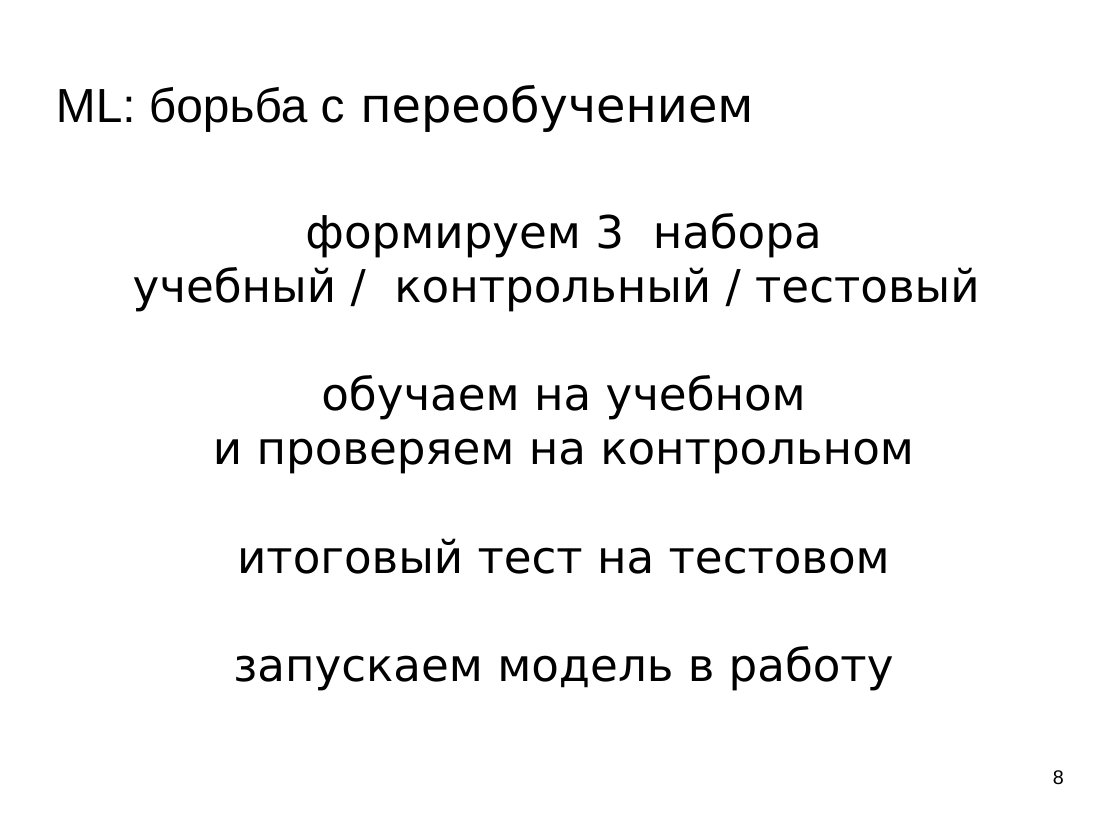
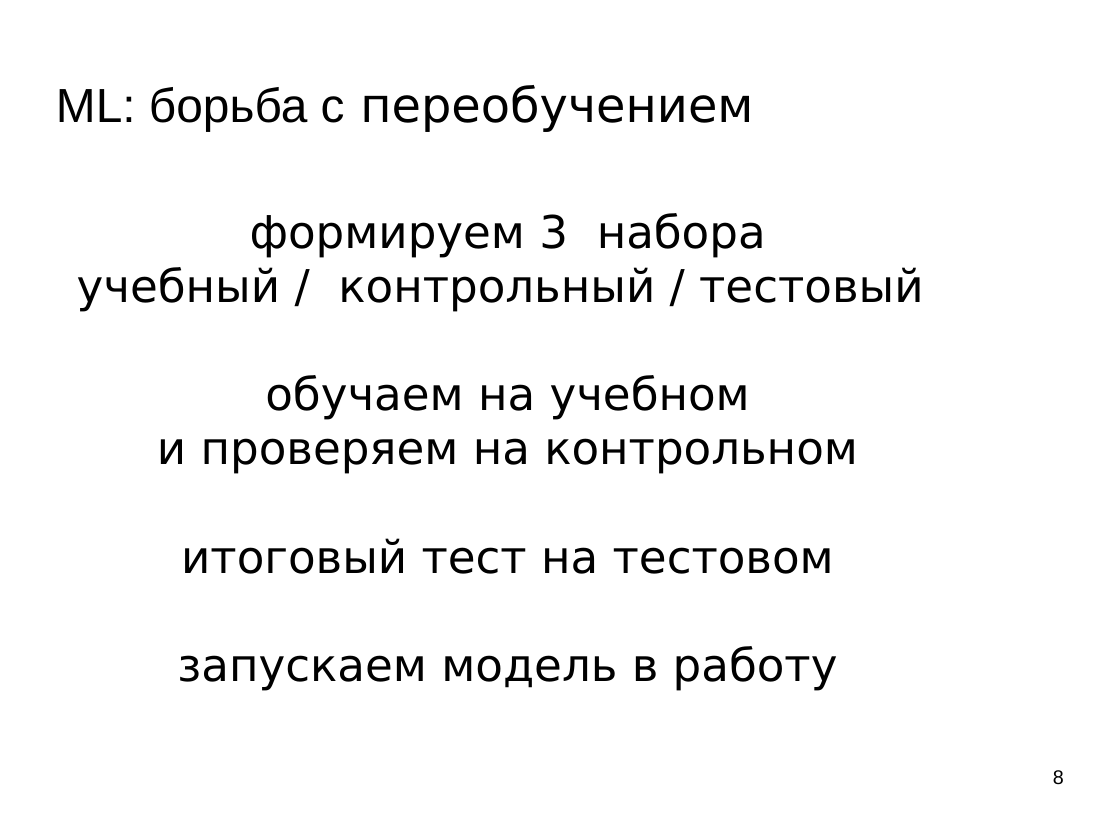
Before and after one commit to mechanoid5/ml_lectorium_legacy, a slide deck: slide 8 of 0-intro.odp. Drawn at 1120x840 pixels with LibreOffice and Linux fonts; fonts in the diff are those of the drawing; background and template pictures are left out. Boxes give left, top, right and bottom in pixels: in the first picture for what was removed or moved away, otherwise in the second. Text is boxed around its words. In the diff, an @@ line names an element or a change of style, - is before the commit and + after.

```diff
--- a/0-intro.odp
+++ b/0-intro.odp
@@ subtitle "формируем 3 набора": place and size @@
-subtitle "формируем 3 набора" at <box>133,213,979,691</box>
+subtitle "формируем 3 набора" at <box>77,213,923,691</box>
```
Also in this commit, not shown: 4 other slides changed, 3 other files.
